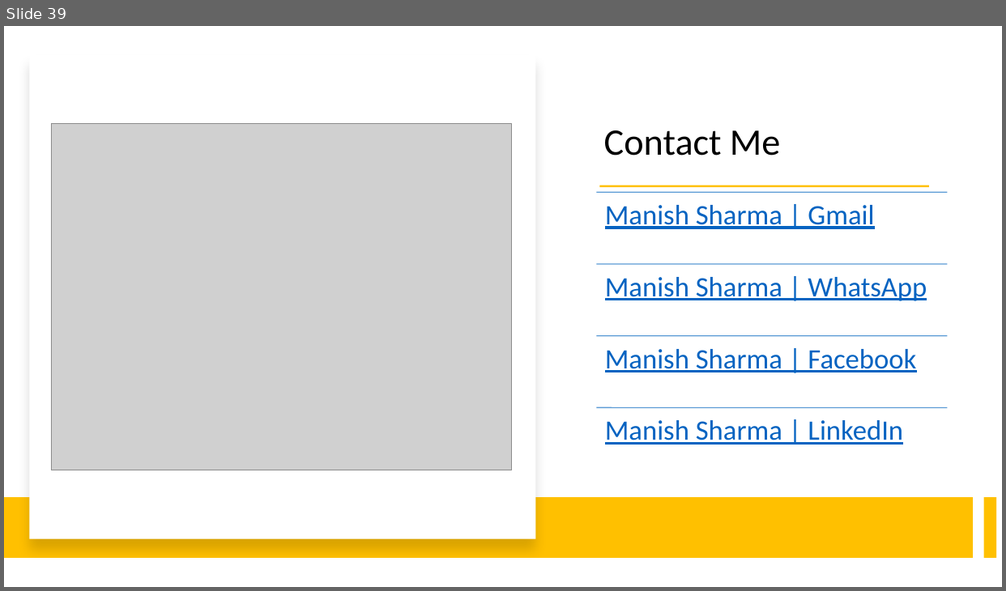
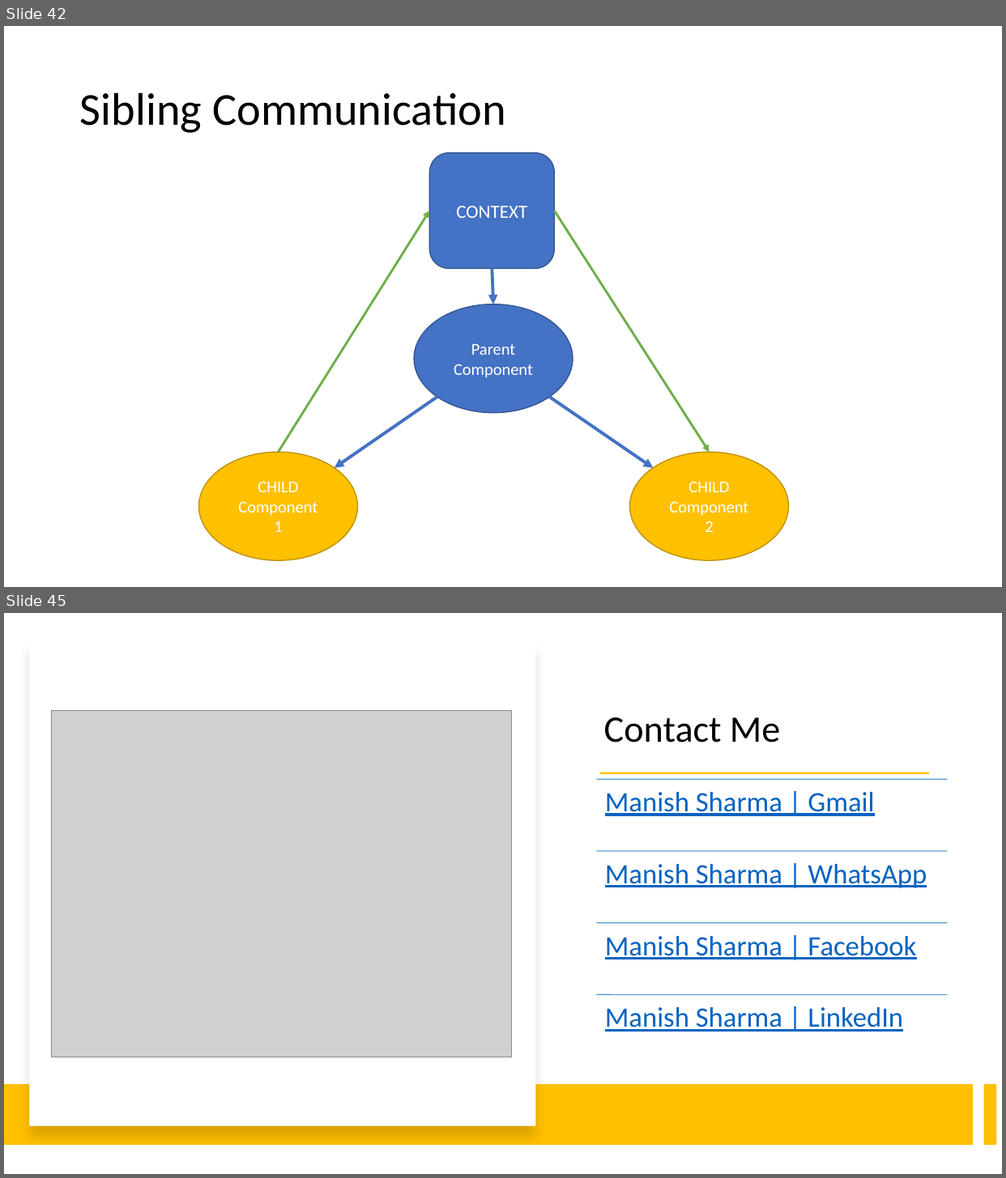
Before and after one commit to rath321/react-training-aug, a slide deck: Notes/React.pptx. Shown one above the other, each under a label of ours: slide 39 before the commit, slides 42 and 45 after it; the slides between them are not shown. The pictures are 1006x591 and 1006x1178 pixels, drawn with LibreOffice and Linux fonts; fonts in the diff are those of the drawing; grey boxes stand for pictures. Boxes give left, top, right and bottom in pixels: in the first picture for what was removed or moved away, otherwise in the second. Text is boxed around its words. In the diff, an @@ line names an element or a change of style, - is before the commit and + after.

```diff
--- a/Notes/React.pptx
+++ b/Notes/React.pptx
@@ slide 42 added at <box>4,26,1002,587</box>, background #FFFFFF @@
@@ title added at <box>80,92,506,133</box>, 44 pt, text #000000 @@
+Sibling Communication
@@ rounded rectangle added at <box>430,153,555,269</box>, fill #4472C4, outline #325491 1 pt, 18 pt, text #FFFFFF @@
+CONTEXT
@@ arrow added from (278, 452) to (430, 211), #70AD47 2.25 pt @@
@@ arrow added from (554, 211) to (710, 452), #70AD47 2.25 pt @@
@@ arrow added from (492, 268) to (493, 305), #4472C4 3 pt @@
@@ ellipse added at <box>414,305,573,413</box>, fill #4472C4, outline #325491 1 pt, 16 pt, text #FFFFFF @@
+Parent Component
@@ arrow added from (437, 397) to (334, 468), #4472C4 3 pt @@
@@ arrow added from (550, 397) to (653, 468), #4472C4 3 pt @@
@@ ellipse added at <box>198,452,357,561</box>, fill #FFC000, outline #BD8E00 1 pt, 16 pt, text #FFFFFF @@
+CHILD Component
+1
@@ ellipse added at <box>630,452,789,561</box>, fill #FFC000, outline #BD8E00 1 pt, 16 pt, text #FFFFFF @@
+CHILD Component
+2
@@ what was slide 39 is now slide 45 @@
```
Also in this commit, not shown: 5 other slides added.
